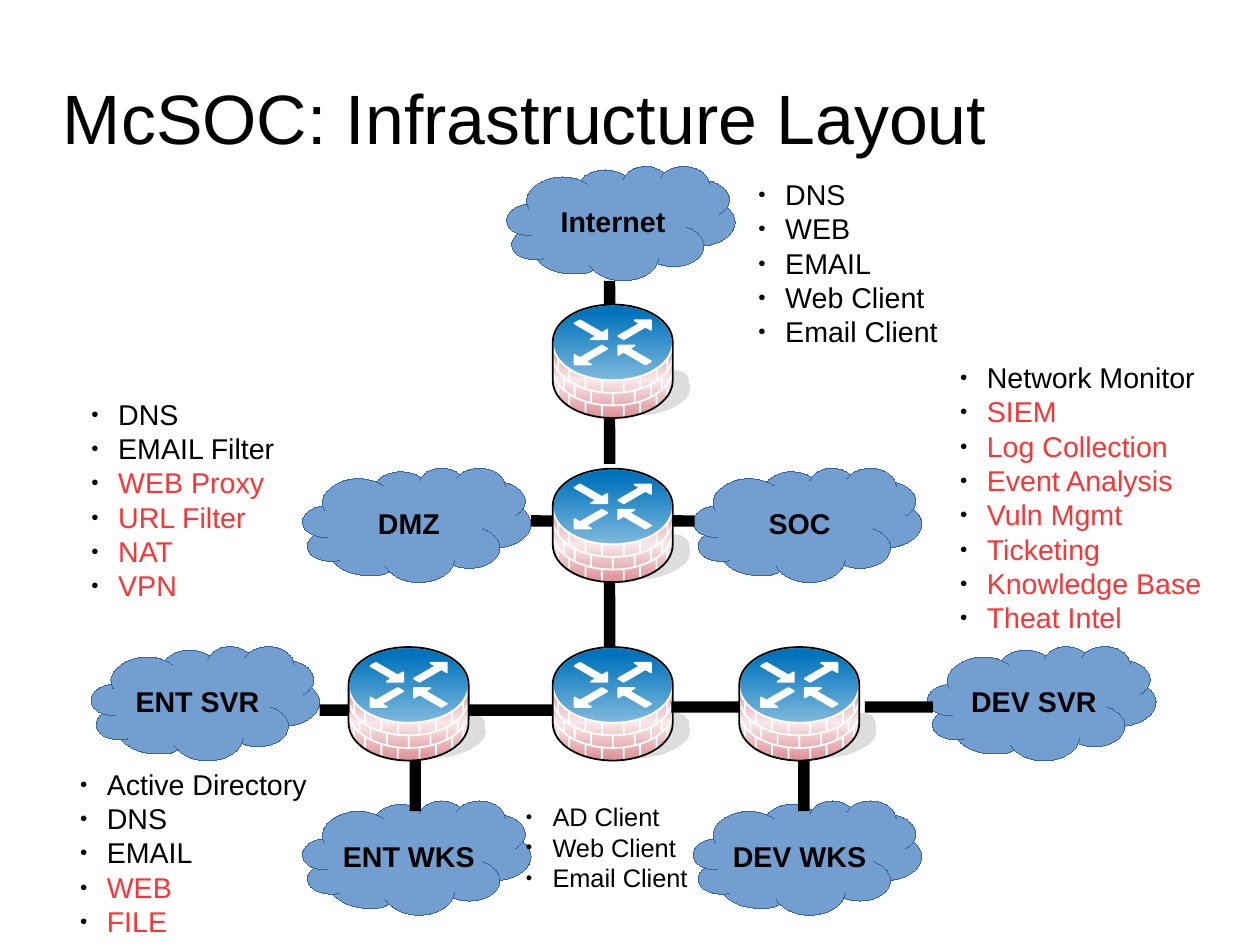
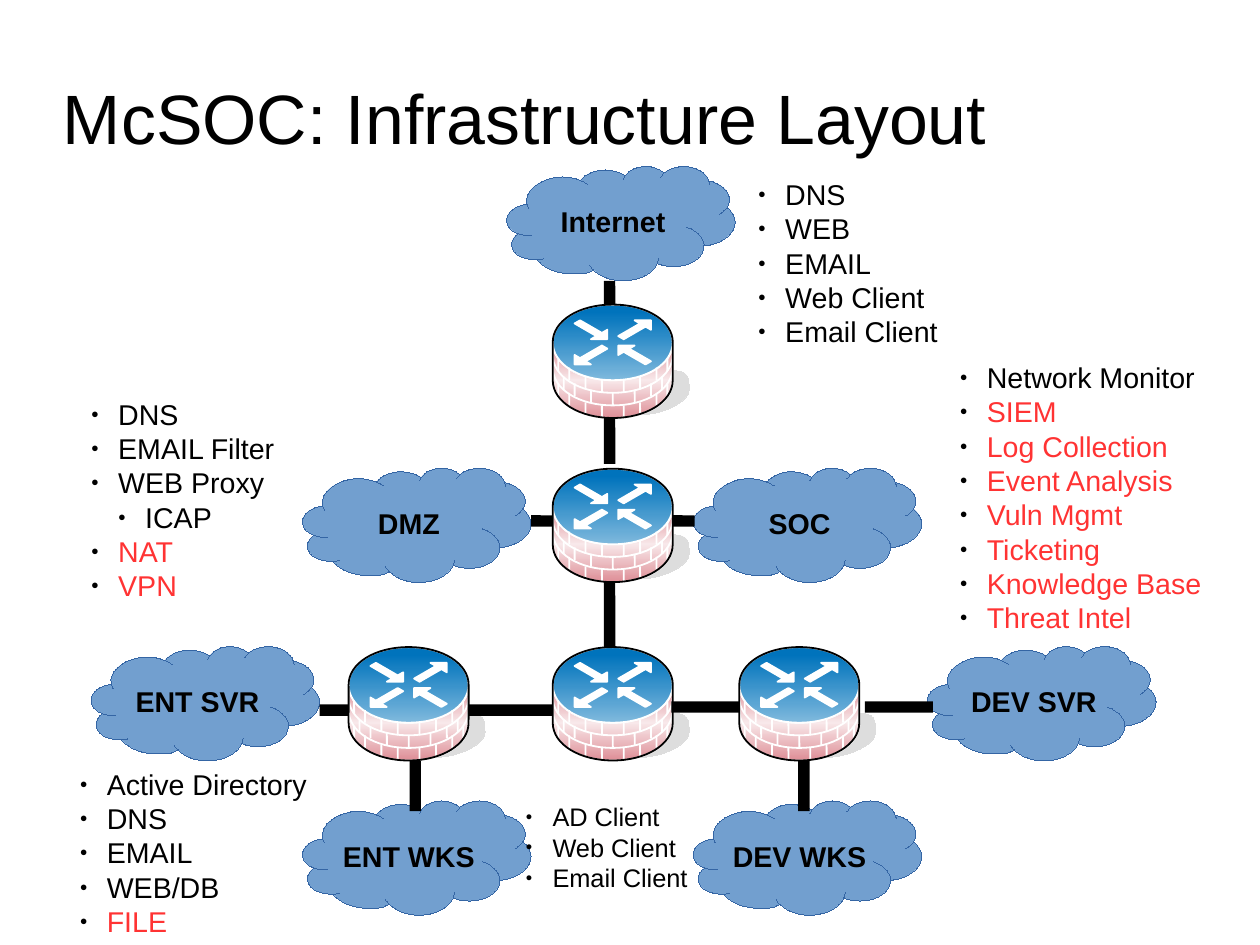
Before and after one commit to cyberxml/mcsoc, a slide deck: slide 9 of docs/McSOC Presentation.odp. Drawn at 1260x945 pixels with LibreOffice and Linux fonts; fonts in the diff are those of the drawing. Boxes give left, top, right and bottom in pixels: in the first picture for what was removed or moved away, otherwise in the second. Text is boxed around its words. In the diff, an @@ line names an element or a change of style, - is before the commit and + after.

```diff
--- a/docs/McSOC Presentation.odp
+++ b/docs/McSOC Presentation.odp
@@ text at bbox=[118, 473, 264, 499]: text colour #FF3333 to #000000 in "WEB Proxy" @@
@@ text at bbox=[145, 508, 212, 529]: text changed; text colour #FF3333 to #000000 @@
-● URL Filter
+  ● ICAP
@@ text at bbox=[987, 607, 1131, 629]: text changed @@
-● Theat Intel
+● Threat Intel
@@ text at bbox=[107, 877, 220, 899]: text changed; text colour #FF3333 to #000000 @@
-● WEB
+● WEB/DB
```
Also in this commit, not shown: 6 other slides changed, 2 slides added, 31 other files.
